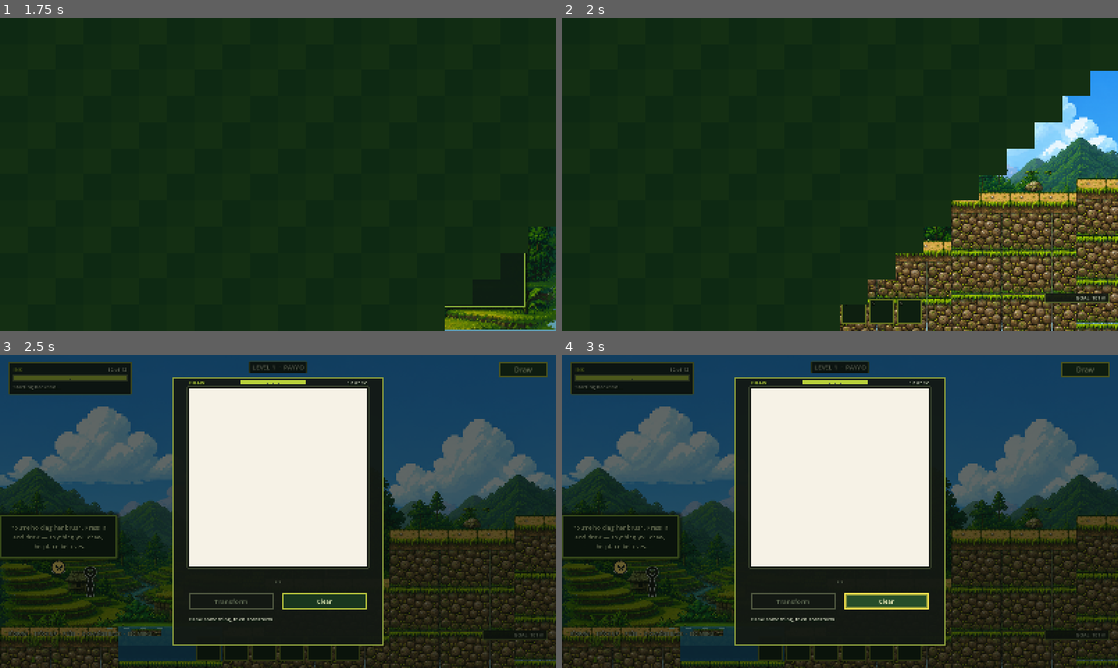
Above: before the commit, frames 1-4 (two rows, left to right).
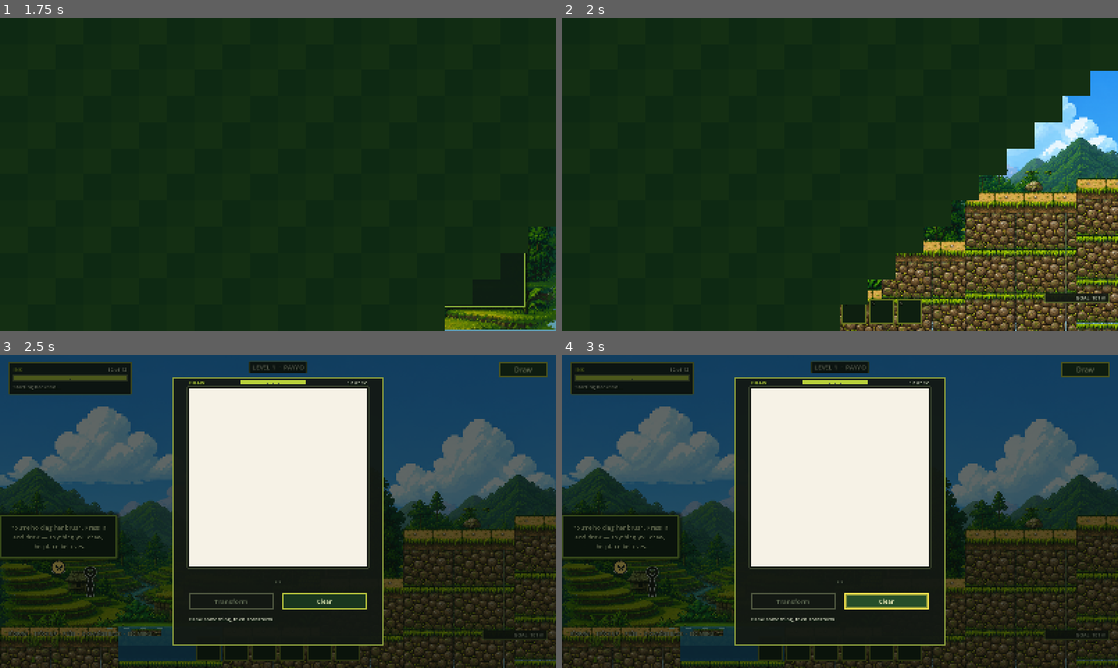
Above: after the commit, the same moments.

Repository: hyuuuan/OBRA
Game: Godot game, scene res://ui/main_menu.tscn
Two runs of this game, one before a commit and one after it. Both use one fixed random seed, a clock stepped at 60 frames per second and the inputs below.
Inputs (mouse positions are in pixels of both pictures, inside the frame that each line leads up to):
- Up to frame 1 (1.75 s): click "PLAY" at 0.5 s; click "LEVEL 1" at 1.25 s
- Up to frame 2 (2 s): no input
- Up to frame 3 (2.5 s): tap R (redraw) at 2 s; move the mouse to (400, 495) at 2.02 s; hold D (move_right) from 2.03 s (still down); hold E (interact) from 2.03 s (still down); click (400, 495) at 2.17 s; tap Space (jump) at 2.27 s
- Up to frame 4 (3 s): tap Space (jump) at 2.57 s; release D (move_right) at 2.75 s; release E (interact) at 2.75 s; click "Clear" at 2.75 s

Frame 1 is identical in both runs. In frame 2, 8.7% of the frame differs, in the area x 50-93%, y 55-100%; in frame 3, 2.8%; in frame 4, 2.8%.

Commit message:
Give the bank between the paddy and the stair room to build on
Making the paddy a real crossing widened it from 160px to 300px and took every
one of those pixels out of the near bank. Nobody re-measured the far one. It is
120px wide, and it is where the player lands from the crossing and then has to
set down a step for a 136px stair -- with 64px of it under the overhang of the
surviving tread, and their own 30px body standing in the rest. An 80px primitive
had about a 40px window to be aimed into. That is not a puzzle, it is a
dexterity test nobody asked for, and it is what "the obstacles are so close
together there is no room to place an object" means in numbers.

The stair moves 160px east and the terrace above it takes that back out of
Terrace2 rather than out of its own run-up. The landing goes from 120px to
280px, and the part of it under open sky -- west of the stone that overhangs the
right end -- from 56px to 216px. Terrace1 keeps 240px and Terrace2 keeps 320.

The width deliberately all comes from the east. Moving the water west instead
was tried and looks fine in a headless run: it puts the spawn at x 190, where
the camera has already hit the world's left limit and cannot scroll any further,
so the apo stands in the corner of the screen and Lola's opening line is cut off
the side of it. Rendering the frame is the only thing that says so.

Nothing about any gate changes. The paddy is still 300px wide and 100px deep,
the stair is still a 136px rise against a 94.3px jump, the surviving stones
still connect and the broken stubs still carry no collision.

Also: B0's requirement volume never actually grew when the paddy did.
LevelObstacle2D builds a shape from trigger_size only when the scene authors
none, and this one authors one -- so the trigger_size that was widened to 560 was
dead, and the volume stayed 360 wide. It is 700 now, in the shape that is
actually used, and reaches from the water's edge to the top of the stair.

Diff:
--- a/game/levels/level_1/level_1_environment.tscn
+++ b/game/levels/level_1/level_1_environment.tscn
@@ -94,7 +94,7 @@
 size = Vector2(48, 1200)
 
 [sub_resource type="RectangleShape2D" id="RectangleShape2D_y6bxt"]
-size = Vector2(360, 300)
+size = Vector2(700, 300)
 
 [sub_resource type="RectangleShape2D" id="RectangleShape2D_ryned"]
 size = Vector2(460, 420)
@@ -247,19 +247,19 @@
 [node name="LowerRight" type="StaticBody2D" parent="GameplayPlane/Terrain" unique_id=1292630397]
 position = Vector2(640, 560)
 script = ExtResource("5_terrace")
-segment_size = Vector2(120, 120)
+segment_size = Vector2(280, 120)
 surface_style = 3
 
 [node name="Terrace1" type="StaticBody2D" parent="GameplayPlane/Terrain" unique_id=414892212]
-position = Vector2(760, 420)
-script = ExtResource("5_terrace")
-segment_size = Vector2(360, 260)
+position = Vector2(920, 420)
+script = ExtResource("5_terrace")
+segment_size = Vector2(240, 260)
 surface_style = 3
 
 [node name="Terrace2" type="StaticBody2D" parent="GameplayPlane/Terrain" unique_id=1355529605]
-position = Vector2(1120, 280)
-script = ExtResource("5_terrace")
-segment_size = Vector2(360, 400)
+position = Vector2(1160, 280)
+script = ExtResource("5_terrace")
+segment_size = Vector2(320, 400)
 surface_style = 3
 
 [node name="Terrace3" type="StaticBody2D" parent="GameplayPlane/Terrain" unique_id=979666756]
@@ -467,10 +467,10 @@
 [node name="Obstacles" type="Node2D" parent="GameplayPlane" unique_id=89777346]
 
 [node name="B0_HAGDAN" type="Area2D" parent="GameplayPlane/Obstacles" unique_id=153923965]
-position = Vector2(620, 470)
+position = Vector2(690, 470)
 script = ExtResource("19_j5wv8")
 obstacle_id = "B0_HAGDAN"
-trigger_size = Vector2(560, 300)
+trigger_size = Vector2(700, 300)
 
 [node name="CollisionShape2D" type="CollisionShape2D" parent="GameplayPlane/Obstacles/B0_HAGDAN" unique_id=732542801]
 shape = SubResource("RectangleShape2D_y6bxt")
@@ -505,41 +505,41 @@
 [node name="Hagdan" type="Node2D" parent="GameplayPlane" unique_id=1689954354]
 
 [node name="TreadUpper" type="StaticBody2D" parent="GameplayPlane/Hagdan" unique_id=950612297]
-position = Vector2(696, 424)
+position = Vector2(856, 424)
 script = ExtResource("20_ryned")
 tread_size = Vector2(64, 34)
 
 [node name="TreadTop" type="StaticBody2D" parent="GameplayPlane/Hagdan" unique_id=480847419]
-position = Vector2(724, 402)
+position = Vector2(884, 402)
 script = ExtResource("20_ryned")
 tread_size = Vector2(36, 26)
 
 [node name="BrokenA" type="StaticBody2D" parent="GameplayPlane/Hagdan" unique_id=47185594]
-position = Vector2(668, 486)
+position = Vector2(828, 486)
 script = ExtResource("20_ryned")
 tread_size = Vector2(60, 30)
 is_broken = true
 
 [node name="GapSlotA" type="Marker2D" parent="GameplayPlane/Hagdan" unique_id=648570639]
-position = Vector2(668, 486)
+position = Vector2(828, 486)
 
 [node name="BrokenB" type="StaticBody2D" parent="GameplayPlane/Hagdan" unique_id=2607205]
-position = Vector2(652, 518)
+position = Vector2(812, 518)
 script = ExtResource("20_ryned")
 tread_size = Vector2(56, 30)
 is_broken = true
 
 [node name="GapSlotB" type="Marker2D" parent="GameplayPlane/Hagdan" unique_id=1576016004]
-position = Vector2(652, 518)
+position = Vector2(812, 518)
 
 [node name="BrokenC" type="StaticBody2D" parent="GameplayPlane/Hagdan" unique_id=700847353]
-position = Vector2(640, 548)
+position = Vector2(800, 548)
 script = ExtResource("20_ryned")
 tread_size = Vector2(52, 30)
 is_broken = true
 
 [node name="GapSlotC" type="Marker2D" parent="GameplayPlane/Hagdan" unique_id=562414549]
-position = Vector2(640, 548)
+position = Vector2(800, 548)
 
 [node name="FloatingTread" type="RigidBody2D" parent="GameplayPlane/Hagdan" unique_id=1182508414]
 position = Vector2(420, 578)
@@ -558,7 +558,7 @@
 texture = SubResource("AtlasTexture_7hgod")
 
 [node name="CP0" type="Area2D" parent="GameplayPlane/Hagdan" unique_id=2079276445]
-position = Vector2(830, 380)
+position = Vector2(990, 380)
 script = ExtResource("20_y6bxt")
 checkpoint_id = "CP0"
 trigger_size = Vector2(150, 200)
--- a/game/tests/run_nodraw_level1.gd
+++ b/game/tests/run_nodraw_level1.gd
@@ -21,7 +21,7 @@
 ## bot stops at Beat 0 and the whole level behind it goes unexamined.
 const SEGMENTS: Array = [
 	{"name": "the paddy and Ang Hagdan", "at": Vector2(260.0, 460.0)},
-	{"name": "above the stair, to the gorge", "at": Vector2(840.0, 360.0)},
+	{"name": "above the stair, to the gorge", "at": Vector2(960.0, 360.0)},
 	# All three, because they are physically different crossings: the Artist route puts a
 	# post mid-gorge, the Pragmatist route drops ledges down and leaves a bare wall out, and
 	# the Protector route stands a tree up to be felled. Testing whichever answer happens to
--- a/game/tests/run_walk_level1.gd
+++ b/game/tests/run_walk_level1.gd
@@ -152,13 +152,13 @@
 		_fail("placing the step", "the placement never started")
 		return
 
-	# In the gap the missing stones left, which is the only place it helps:
-	# clear of the surviving tread that overhangs the bank to the right.
+	# At the foot of the stair, under open sky: the surviving tread overhangs the right
+	# end of the bank, so the useful ground is west of it.
 	# The controller re-aims at the live cursor every frame in _process, and a
 	# headless run has no cursor -- the preview was being dragged to (0,0) and
 	# clamped to the reach radius, which put the step in the paddy. Hold the aim.
 	placement.set_process(false)
-	placement.call("update_target", Vector2(712.0, 505.0))
+	placement.call("update_target", Vector2(810.0, 505.0))
 	for _frame in range(4):
 		await physics_frame
 	var placed: bool = placement.call("confirm_placement")
@@ -489,7 +489,7 @@
 ## On the bank below the gap, standing still.
 func _stand_on_the_bank() -> void:
 	player.set("velocity", Vector2.ZERO)
-	player.global_position = Vector2(645.0, bank_top - 40.0)
+	player.global_position = Vector2(740.0, bank_top - 40.0)
 	for _frame in range(20):
 		await physics_frame
 
